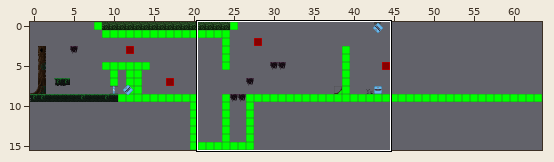
Tiled map: public/tmx/map2_32ts.tmx. The picture above shows the old version from afar; the outline marks the close-up.
Close-up. The starting point:
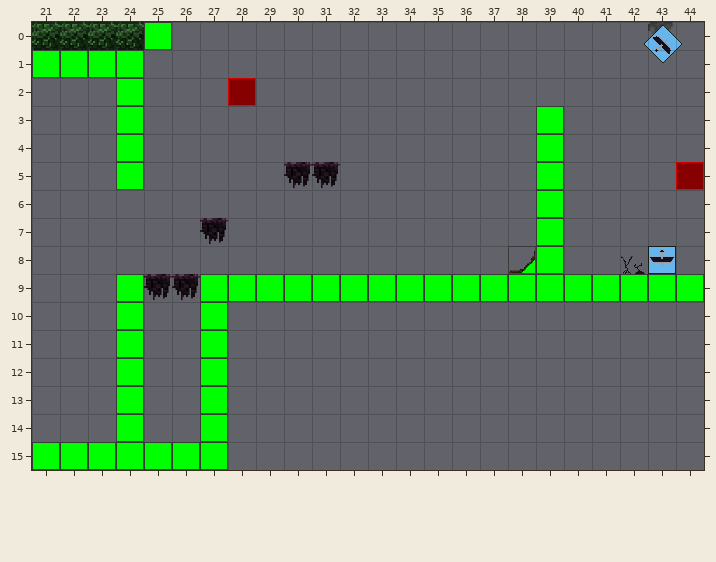
Cells are 32x32 px. Shown: x 21..44, y 0..15. The commit also changed other parts of the map, which this record leaves out.
The result:
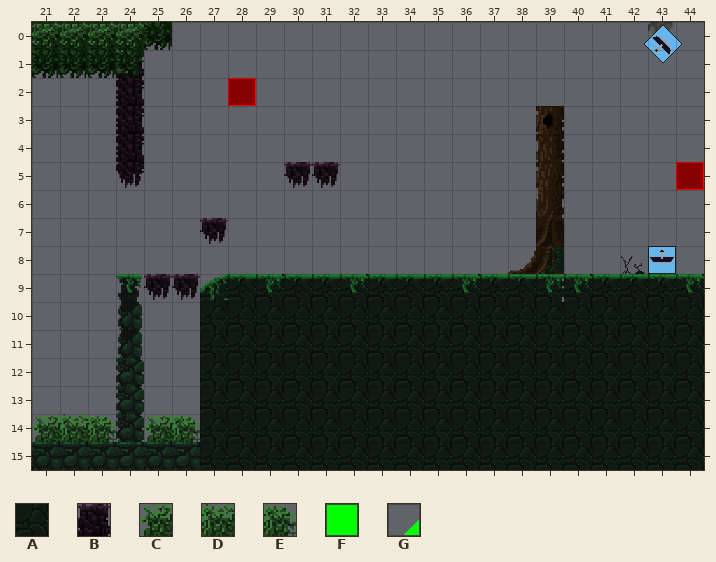
Key: from "32Tileset": A 75, B 267, C 268, D 269, E 270; from "collision": F 0, G 14.
_ is an empty cell, . an unchanged one.
Tiles of an added or newly shown layer are drawn over the layers below it.
Change:
--- layer "bg" (now shown)
@@ x 24..24 @@
- 1 _
+ 1 B
@@ x 21..44 @@
-10 ......._________________
-11 ......._________________
-12 ......._________________
-13 ......._________________
-14 ___.__._________________
-15 ......._________________
+10 .......AAAAAAAAAAAAAAAAA
+11 .......AAAAAAAAAAAAAAAAA
+12 .......AAAAAAAAAAAAAAAAA
+13 .......AAAAAAAAAAAAAAAAA
+14 CDE.CE.AAAAAAAAAAAAAAAAA
+15 .......AAAAAAAAAAAAAAAAA
--- layer "collision"
@@ x 21..44 @@
- 0 ....F...................
- 1 FFFF....................
- 2 ...F....................
- 3 ...F..............F.....
- 4 ...F..............F.....
- 5 ...F..............F.....
- 6 ..................F.....
- 7 ..................F.....
- 8 .................GF.....
- 9 ...F..FFFFFFFFFFFFFFFFFF
-10 ...F..F.................
-11 ...F..F.................
-12 ...F..F.................
-13 ...F..F.................
-14 ...F..F.................
-15 FFFFFFF.................
+ 0 ...._...................
+ 1 ____....................
+ 2 ..._....................
+ 3 ..._.............._.....
+ 4 ..._.............._.....
+ 5 ..._.............._.....
+ 6 .................._.....
+ 7 .................._.....
+ 8 .................__.....
+ 9 ..._..__________________
+10 ..._.._.................
+11 ..._.._.................
+12 ..._.._.................
+13 ..._.._.................
+14 ..._.._.................
+15 _______.................
Pixel boxes of the changes (left, top, right, bottom) in both close-ups:
changed: (32, 22, 704, 470)
